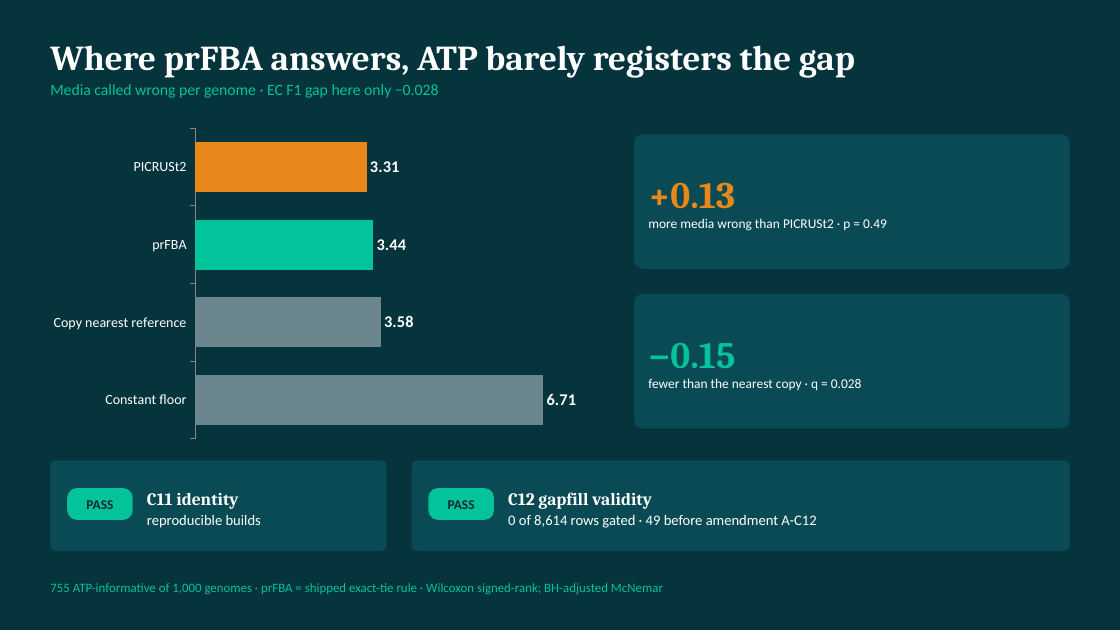
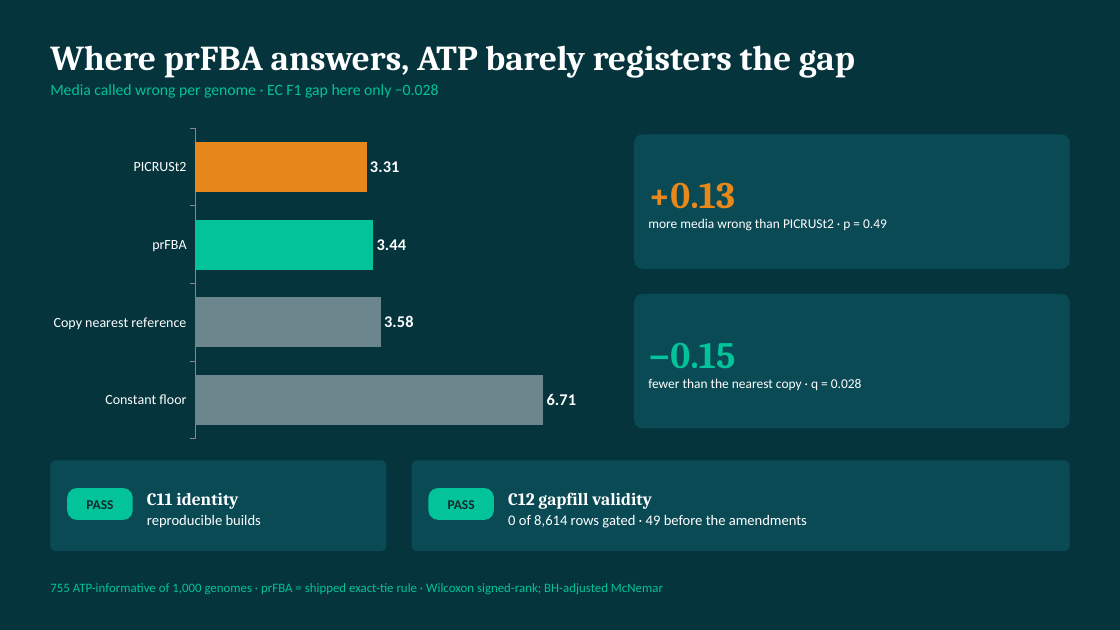
Before and after one commit to freiburgermsu/prFBA, a slide deck: slide 19 of presentations/prFBA_updates_2026-10.pptx. Drawn at 1120x630 pixels with LibreOffice and Linux fonts; fonts in the diff are those of the drawing. Boxes give left, top, right and bottom in pixels: in the first picture for what was removed or moved away, otherwise in the second. Text is boxed around its words. In the diff, an @@ line names an element or a change of style, - is before the commit and + after.

```diff
--- a/presentations/prFBA_updates_2026-10.pptx
+++ b/presentations/prFBA_updates_2026-10.pptx
@@ text at (x1=508, y1=515, x2=807, y2=528): text changed @@
-0 of 8,614 rows gated · 49 before amendment A-C12
+0 of 8,614 rows gated · 49 before the amendments
```
Also in this commit, not shown: 2 other slides changed, 13 other files.
